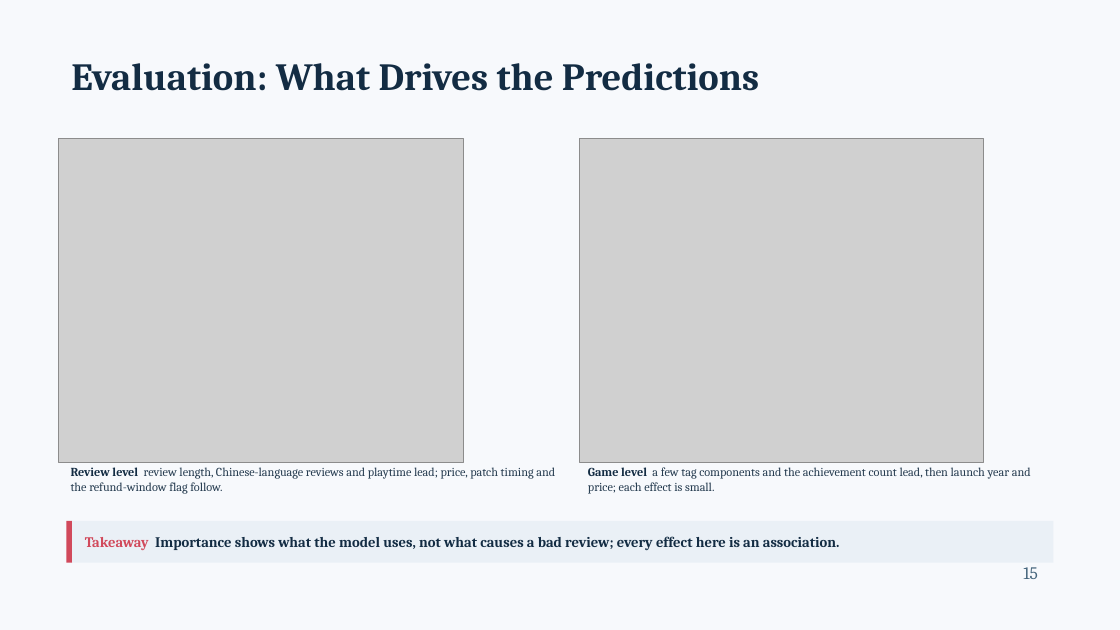
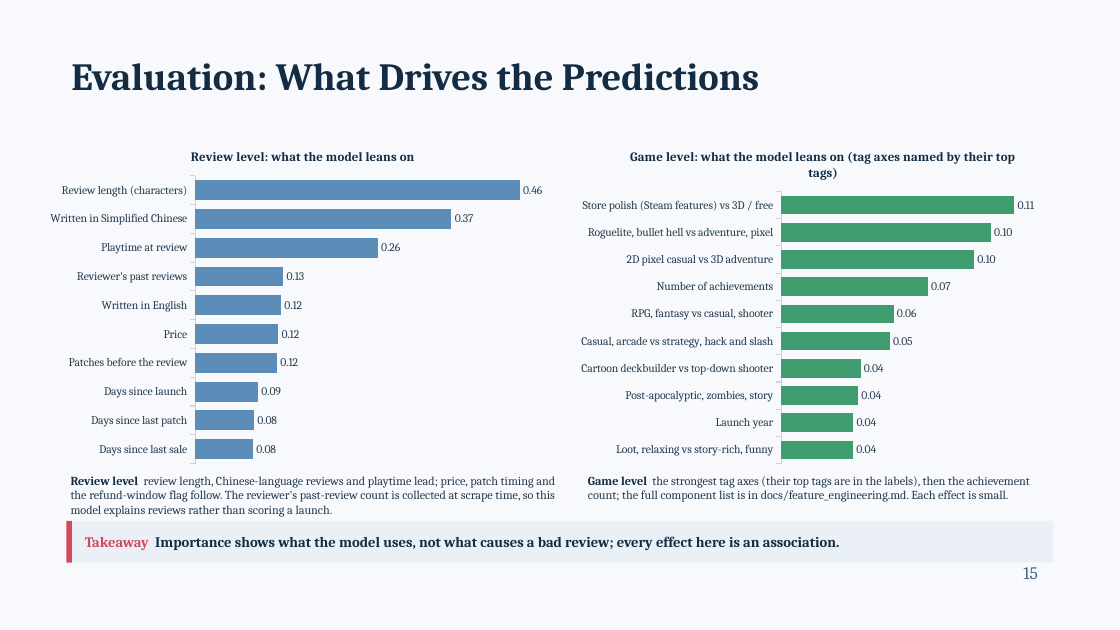
Before and after one commit to Shan713/IndieGuard, a slide deck: slide 15 of slides/review1.pptx. Drawn at 1120x630 pixels with LibreOffice and Linux fonts; fonts in the diff are those of the drawing; grey boxes stand for pictures. Boxes give left, top, right and bottom in pixels: in the first picture for what was removed or moved away, otherwise in the second. Text is boxed around its words. In the diff, an @@ line names an element or a change of style, - is before the commit and + after.

```diff
--- a/slides/review1.pptx
+++ b/slides/review1.pptx
@@ bar chart added at bbox=[50, 134, 555, 471] @@
+title "Review level: what the model leans on"
+categories: Days since last sale, Days since last patch, Days since launch, Patches before the review, Price, Written in English, Reviewer's past reviews, Playtime at review, Written in Simplified Chinese, Review length (characters)
+Series 1: 0.08, 0.08, 0.09, 0.12, 0.12, 0.12, 0.13, 0.26, 0.37, 0.46
@@ picture removed at bbox=[59, 139, 463, 462] @@
@@ bar chart added at bbox=[571, 134, 1075, 471] @@
+title "Game level: what the model leans on (tag axes named by their top tags)"
+categories: Loot, relaxing vs story-rich, funny, Launch year, Post-apocalyptic, zombies, story, Cartoon deckbuilder vs top-down shooter, Casual, arcade vs strategy, hack and slash, RPG, fantasy vs casual, shooter, Number of achievements, 2D pixel casual vs 3D adventure, Roguelite, bullet hell vs adventure, pixel, Store polish (Steam features) vs 3D / free
+Series 1: 0.04, 0.04, 0.04, 0.04, 0.05, 0.06, 0.07, 0.1, 0.1, 0.11
@@ picture removed at bbox=[580, 139, 984, 462] @@
@@ text at bbox=[71, 476, 555, 517]: text changed @@
-Review level review length, Chinese-language reviews and playtime lead; price, patch timing and the refund-window flag follow.
+Review level review length, Chinese-language reviews and playtime lead; price, patch timing and the refund-window flag follow. The reviewer's past-review count is collected at scrape time, so this model explains reviews rather than scoring a launch.
@@ text at bbox=[588, 476, 1030, 502]: text changed @@
-Game level a few tag components and the achievement count lead, then launch year and price; each effect is small.
+Game level the strongest tag axes (their top tags are in the labels), then the achievement count; the full component list is in docs/feature_engineering.md. Each effect is small.
```
Also in this commit, not shown: 1 other slide changed.
